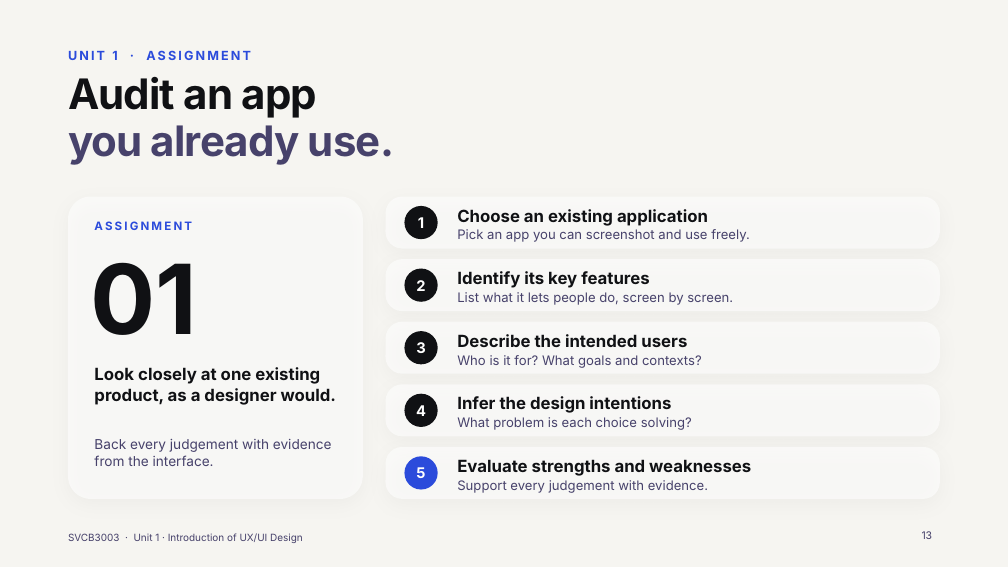
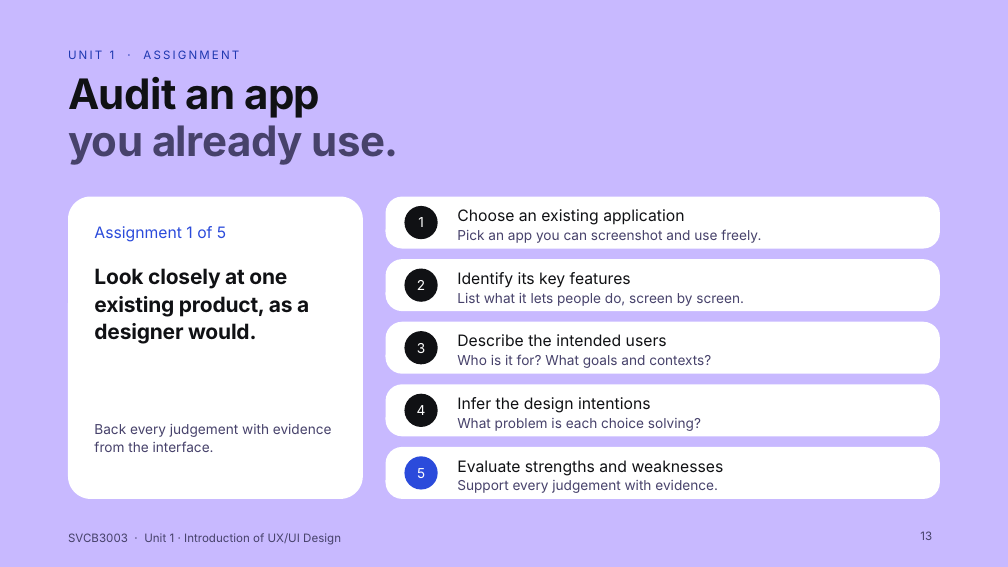
Before and after one commit to Juni233232/Portfolio, a slide deck: slide 13 of ux-ui-presentation/UX-UI-Design-Understanding-the-Experience.pptx. Drawn at 1008x567 pixels with LibreOffice and Linux fonts; fonts in the diff are those of the drawing; background and template pictures are left out. Boxes give left, top, right and bottom in pixels: in the first picture for what was removed or moved away, otherwise in the second. Text is boxed around its words. In the diff, an @@ line names an element or a change of style, - is before the commit and + after.

```diff
--- a/ux-ui-presentation/UX-UI-Design-Understanding-the-Experience.pptx
+++ b/ux-ui-presentation/UX-UI-Design-Understanding-the-Experience.pptx
@@ background picture (left out) to #C8B9FF @@
@@ text "UNIT 1 · ASSIGNMENT" at bbox=[68, 50, 239, 59]: size 12 to 11 pt, text colour #2B4BDB to #1F38B0, bold off @@
@@ title "Audit an app" at bbox=[68, 76, 398, 165]: letter spacing -0.8 to -0.5 pt @@
@@ text at bbox=[94, 226, 226, 242]: text changed; size 11 to 15 pt; bold off @@
-ASSIGNMENT
+Assignment 1 of 5
@@ text removed at bbox=[91, 262, 198, 335] @@
-01
@@ text "Look closely at one existing ...": place and size @@
-text "Look closely at one existing ..." at bbox=[94, 367, 336, 405]
+text "Look closely at one existing ..." at bbox=[94, 268, 309, 344]
@@ text "Look closely at one existing ..." at bbox=[94, 268, 309, 344]: size 16 to 20 pt, letter spacing 0 to -0.2 pt; line spacing 1.05 to 1.1 @@
@@ text "Back every judgement with evidence ...": place and size @@
-text "Back every judgement with evidence ..." at bbox=[94, 439, 332, 466]
+text "Back every judgement with evidence ..." at bbox=[94, 424, 332, 452]
@@ text "Back every judgement with evidence ..." at bbox=[94, 424, 332, 452]: line spacing 1.05 to 1.1 @@
@@ fill #FFFFFF at 58% opacity to #FFFFFF; shadow off in 6 elements at bbox=[68, 197, 363, 499], bbox=[386, 197, 940, 249], bbox=[386, 259, 940, 312], bbox=[386, 322, 940, 374], bbox=[386, 384, 940, 436], bbox=[386, 447, 940, 499] @@
@@ size 14 to 13 pt, bold off in 5 elements at bbox=[405, 206, 438, 239], bbox=[405, 268, 438, 302], bbox=[405, 331, 438, 364], bbox=[405, 394, 438, 427], bbox=[405, 457, 438, 490] @@
@@ size 16 to 15 pt, bold off in 5 elements at bbox=[457, 209, 684, 225], bbox=[457, 272, 631, 288], bbox=[457, 334, 667, 346], bbox=[457, 397, 651, 413], bbox=[457, 460, 724, 476] @@
@@ size 12.5 to 13 pt in 5 elements at bbox=[457, 229, 761, 243], bbox=[457, 293, 744, 306], bbox=[457, 354, 711, 368], bbox=[457, 418, 701, 431], bbox=[457, 480, 718, 493] @@
@@ text "SVCB3003 · Unit 1 · ..." at bbox=[68, 533, 341, 545]: size 9.5 to 11 pt @@
@@ page number at bbox=[920, 531, 932, 540]: size 10 to 11 pt @@
```
Also in this commit, not shown: 49 other slides changed, 19 other files.
